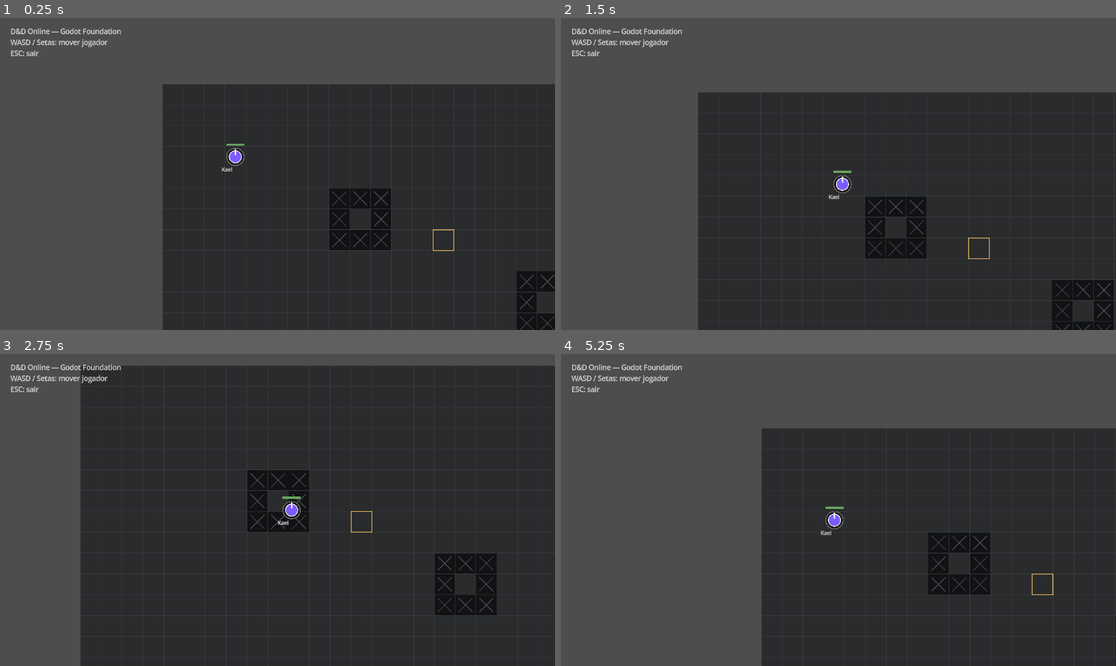
Above: before the commit, frames 1-4 (two rows, left to right).
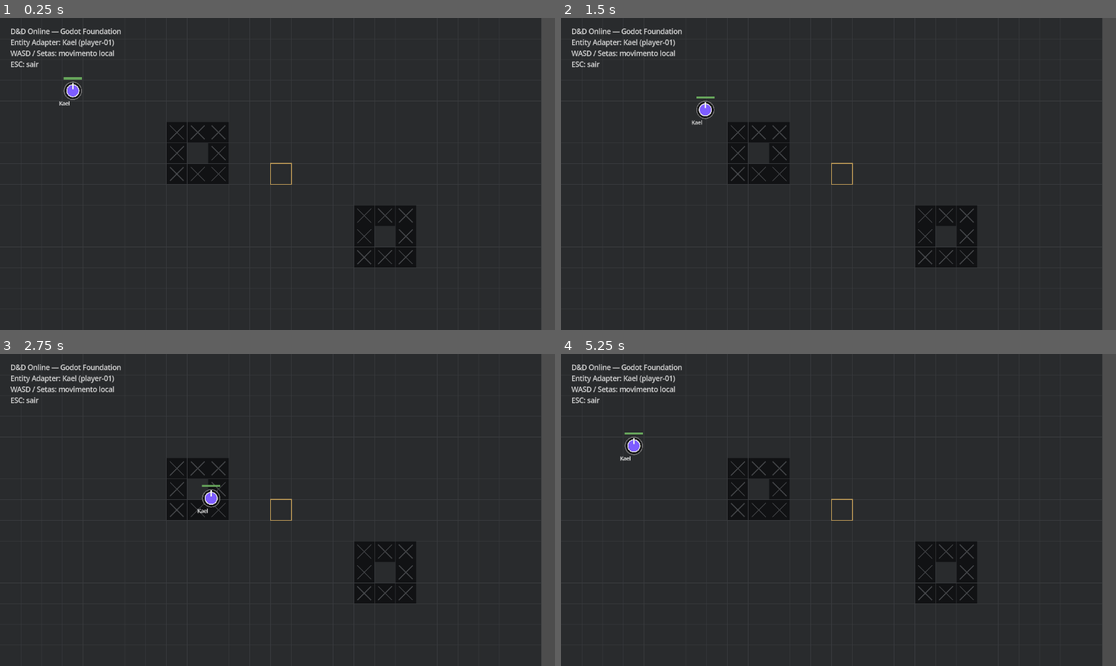
Above: after the commit, the same moments.

Repository: wchichura-maker/dnd
Game: Godot game, scene res://scenes/Main.tscn
Same seed, same stepped clock (60 frames per second), same inputs: the game is played once before the commit and once after it.
Inputs:
- Up to frame 1 (0.25 s): no input
- Up to frame 2 (1.5 s): tap Enter at 0.5 s; hold D 0.53-1.28 s; hold S from 1.28 s (still down)
- Up to frame 3 (2.75 s): release S at 2.03 s; hold D from 2.03 s (still down)
- Up to frame 4 (5.25 s): release D at 2.78 s; hold W 2.78-3.53 s; hold A 3.53-5.03 s; hold S from 5.03 s (still down)

The runs differ from the first frame. In frame 1, 50% of the frame differs, in the area x 0-100%, y 0-100%; in frame 2, 49%; in frame 3, 26%; in frame 4, 54%.

Commit message:
feat: prepare scene for entity adapter

Diff:
--- a/godot/scenes/Main.tscn
+++ b/godot/scenes/Main.tscn
@@ -16,6 +16,11 @@
 position = Vector2(0, 0)
 position_smoothing_enabled = true
 position_smoothing_speed = 6.0
+limit_left = 0
+limit_top = 0
+limit_right = 1248
+limit_bottom = 768
+limit_smoothed = true
 
 [node name="DebugOverlay" type="CanvasLayer" parent="."]
 
@@ -24,4 +29,4 @@
 offset_top = 20.0
 theme_override_colors/font_color = Color(0.85, 0.85, 0.85, 1)
 theme_override_font_sizes/font_size = 16
-text = "D&D Online — Godot Foundation\nWASD / Setas: mover jogador\nESC: sair"
+text = "D&D Online — Godot Foundation\nEntity Adapter: Kael (player-01)\nWASD / Setas: movimento local\nESC: sair"
